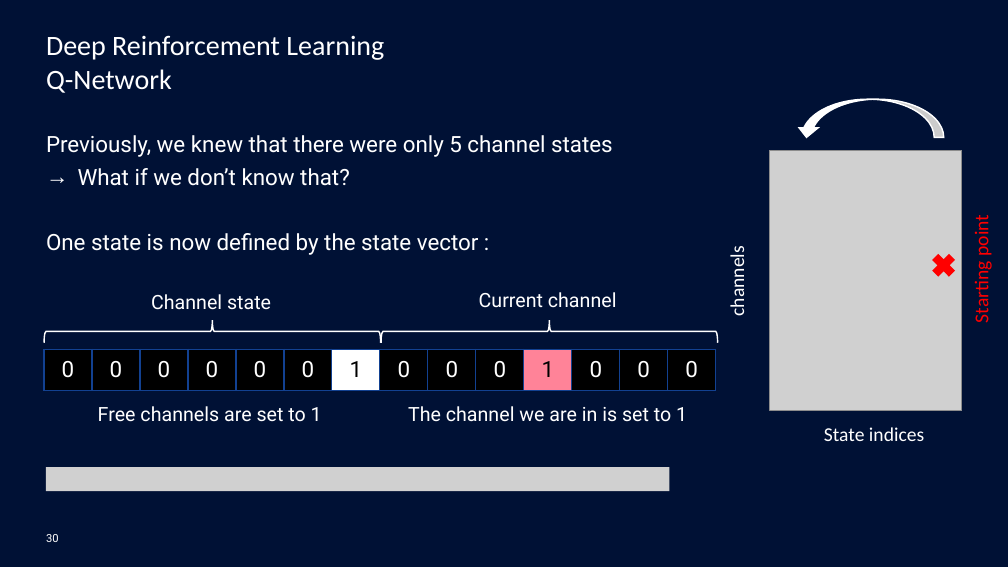
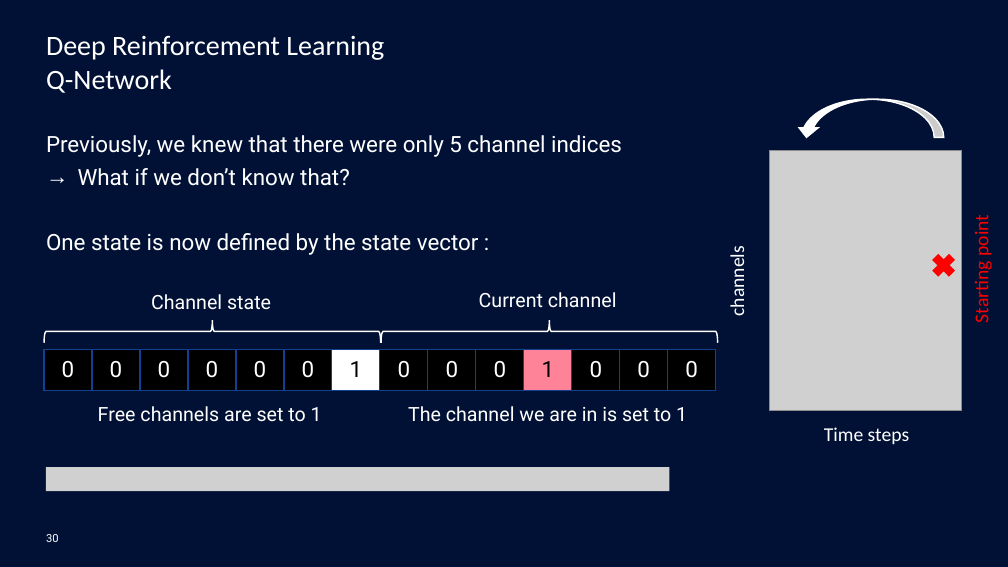
Before and after one commit to mgoutay/ml_course, a slide deck: slide 30 of RL_course.pptx. Drawn at 1008x567 pixels with LibreOffice and Linux fonts; fonts in the diff are those of the drawing; grey boxes stand for pictures; background and template pictures are left out. Boxes give left, top, right and bottom in pixels: in the first picture for what was removed or moved away, otherwise in the second. Text is boxed around its words. In the diff, an @@ line names an element or a change of style, - is before the commit and + after.

Commit message:
update slides

```diff
--- a/RL_course.pptx
+++ b/RL_course.pptx
@@ text at [46,135,622,157]: text changed @@
-Previously, we knew that there were only 5 channel states
+Previously, we knew that there were only 5 channel indices
@@ text at [824,427,910,444]: text changed @@
-State indices
+Time steps
```
Also in this commit, not shown: 2 other slides changed, 1 other file.
